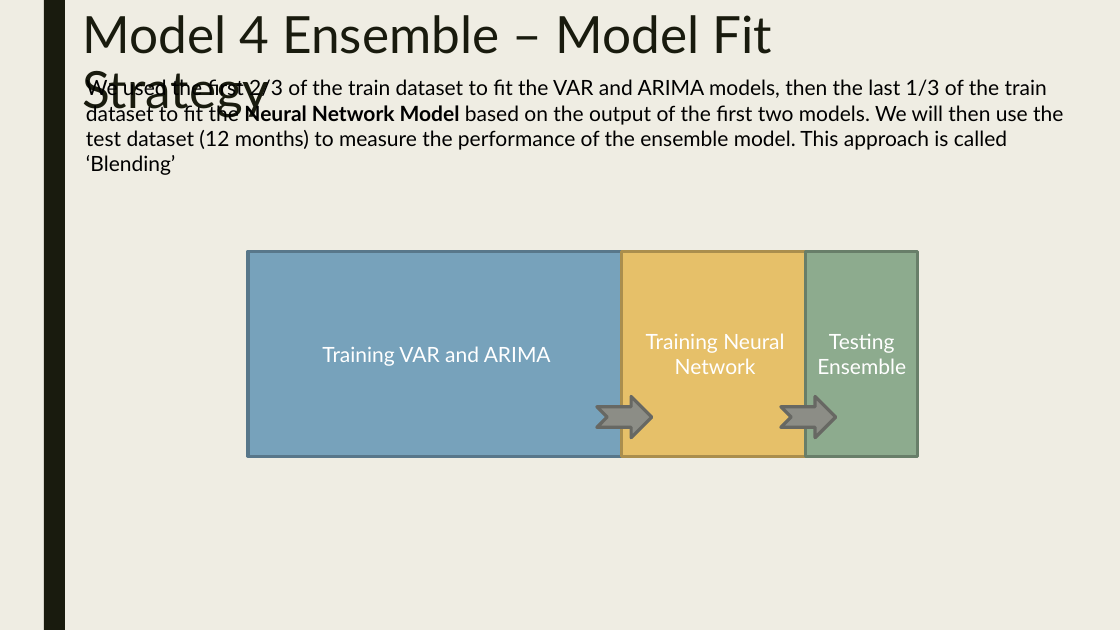
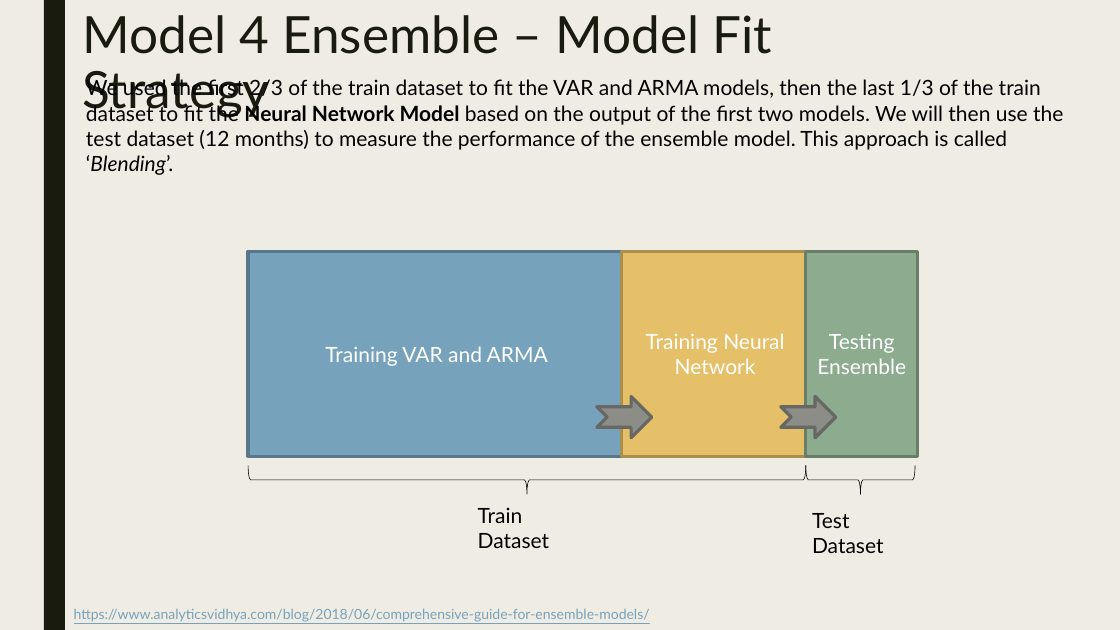
Before and after one commit to maxmoro/TimeSeriesProject, a slide deck: slide 13 of Attrition Analysis Part 2.pptx. Drawn at 1120x630 pixels with LibreOffice and Linux fonts; fonts in the diff are those of the drawing. Boxes give left, top, right and bottom in pixels: in the first picture for what was removed or moved away, otherwise in the second. Text is boxed around its words. In the diff, an @@ line names an element or a change of style, - is before the commit and + after.

```diff
--- a/Attrition Analysis Part 2.pptx
+++ b/Attrition Analysis Part 2.pptx
@@ text at [86, 77, 1063, 175]: text changed @@
-We used the first 2/3 of the train dataset to fit the VAR and ARIMA models, then the last 1/3 of the train dataset to fit the Neural Network Model based on the output of the first two models. We will then use the test dataset (12 months) to measure the performance of the ensemble model. This approach is called ‘Blending’
+We used the first 2/3 of the train dataset to fit the VAR and ARMA models, then the last 1/3 of the train dataset to fit the Neural Network Model based on the output of the first two models. We will then use the test dataset (12 months) to measure the performance of the ensemble model. This approach is called ‘Blending’.
@@ text in rectangle at [325, 346, 548, 366]: text changed @@
-Training VAR and ARIMA
+Training VAR and ARMA
@@ right brace added at [248, 465, 806, 494], outline #000000 0.5 pt @@
@@ right brace added at [806, 465, 915, 494], outline #000000 0.5 pt @@
@@ text added at [478, 508, 550, 548], 18 pt, text #000000 @@
+Train Dataset
@@ text added at [812, 513, 884, 553], 18 pt, text #000000 @@
+Test Dataset
@@ text added at [74, 609, 650, 622], 12 pt, text #77A2BB, underline @@
+https://www.analyticsvidhya.com/blog/2018/06/comprehensive-guide-for-ensemble-models/
```
Also in this commit, not shown: 15 other slides changed, 2 other files.
